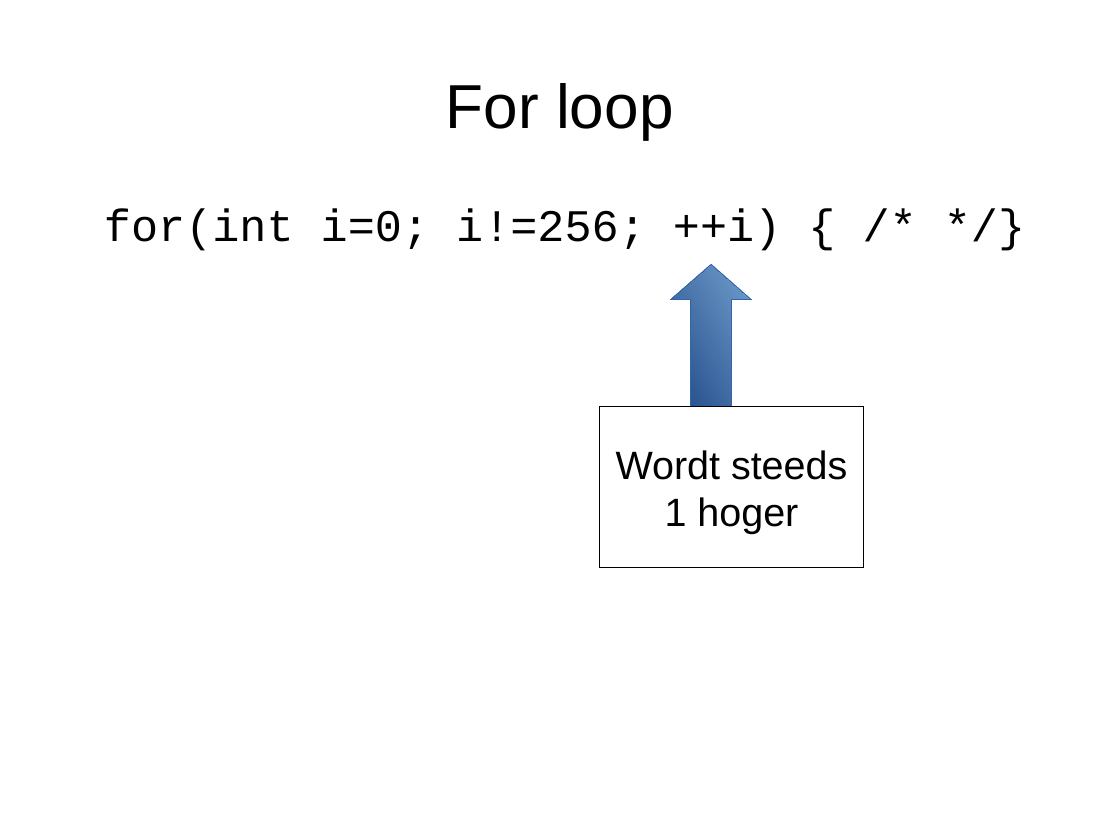
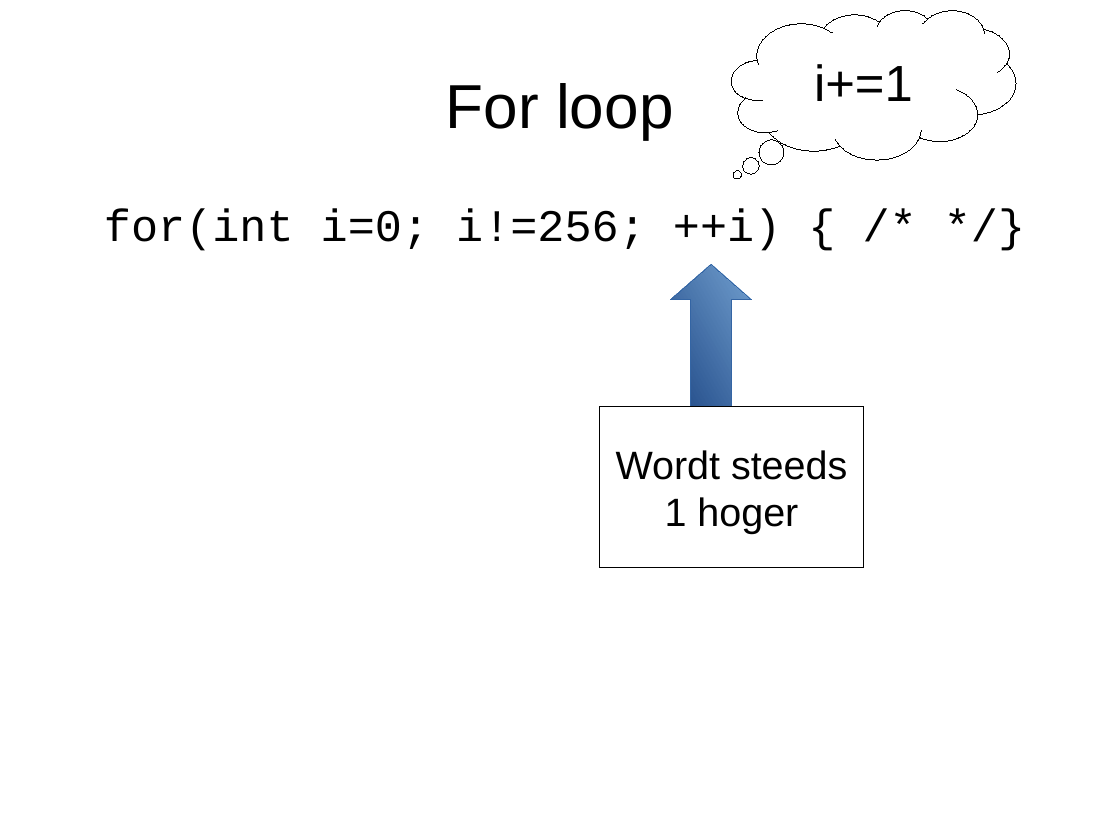
Before and after one commit to djog/arduino_cursus, a slide deck: slide 11 of Raw/For.odp (slide 8 before the commit). Drawn at 1120x840 pixels with LibreOffice and Linux fonts; fonts in the diff are those of the drawing. Boxes give left, top, right and bottom in pixels: in the first picture for what was removed or moved away, otherwise in the second. Text is boxed around its words. In the diff, an @@ line names an element or a change of style, - is before the commit and + after.

```diff
--- a/Raw/For.odp
+++ b/Raw/For.odp
@@ thought cloud added at <box>732,10,1016,160</box>, fill #FFFFFF, outline #000000 0 pt, 36 pt, text #000000 @@
+i+=1
```
Also in this commit, not shown: 5 other slides changed, 5 slides added, 9 other files.
